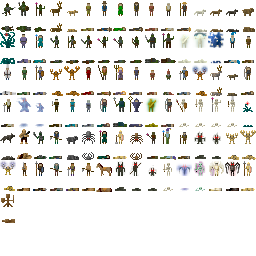
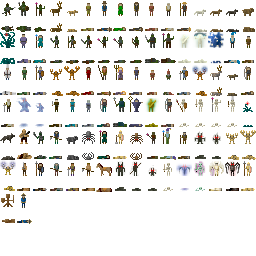
Layered file, before and after one edit (256 × 256). Changes by layer:
painted on "Background" over 17, 193, 32, 224
